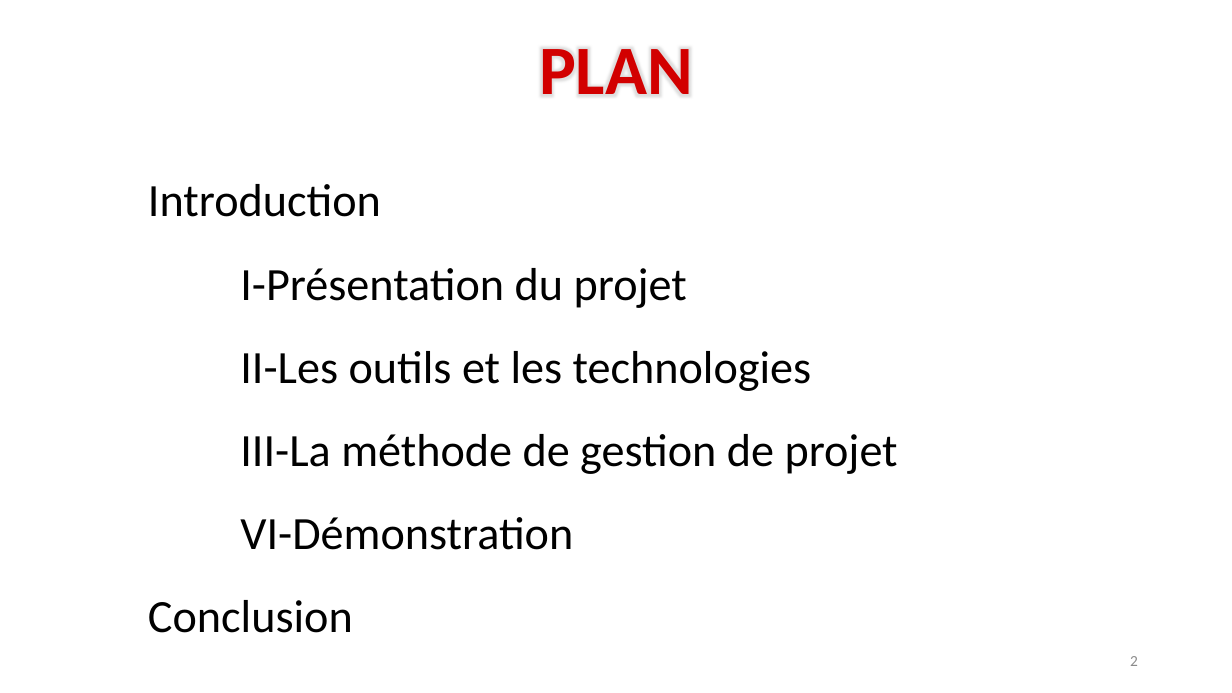
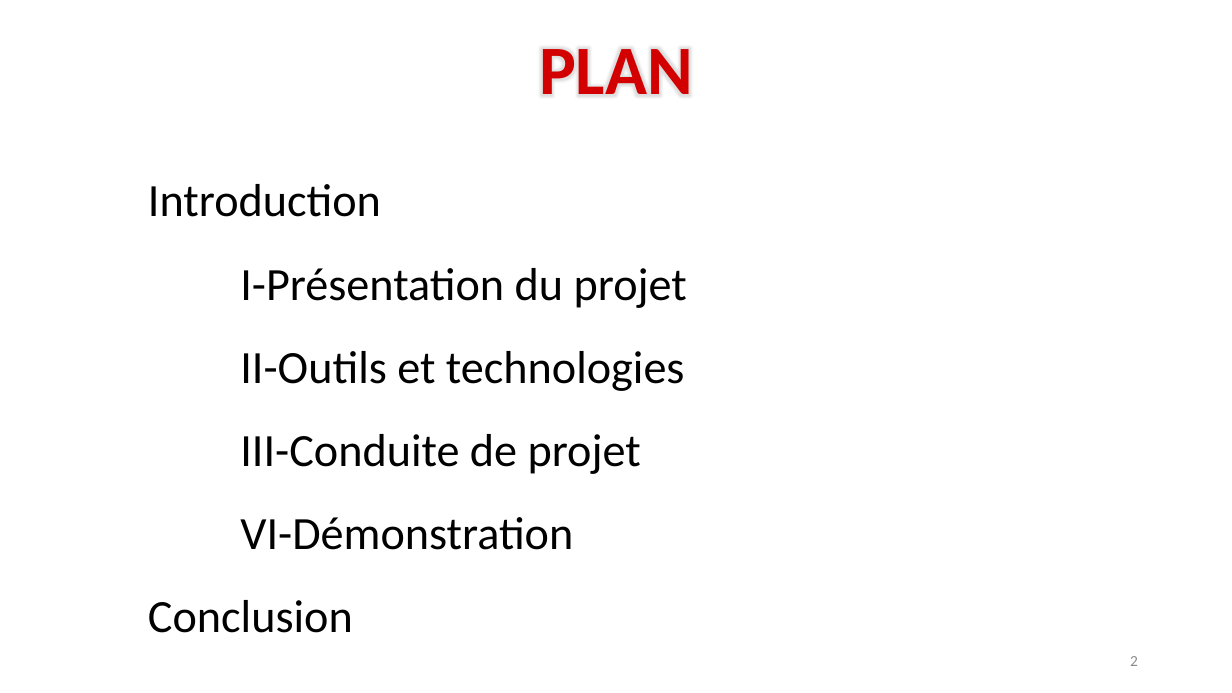
Before and after one commit to timolahlou/Gestion-des-vacataires, a slide deck: slide 2 of presentation archi .pptx. Drawn at 1232x693 pixels with LibreOffice and Linux fonts; fonts in the diff are those of the drawing; background and template pictures are left out. Boxes give left, top, right and bottom in pixels: in the first picture for what was removed or moved away, otherwise in the second. Text is boxed around its words. In the diff, an @@ line names an element or a change of style, - is before the commit and + after.

```diff
--- a/presentation archi .pptx
+++ b/presentation archi .pptx
@@ text at <box>240,351,685,474</box>: text changed @@
-II-Les outils et les technologies
-III-La méthode de gestion de projet
+II-Outils et technologies
+III-Conduite de projet
```
Also in this commit, not shown: 2 other slides changed, 1 other file.
